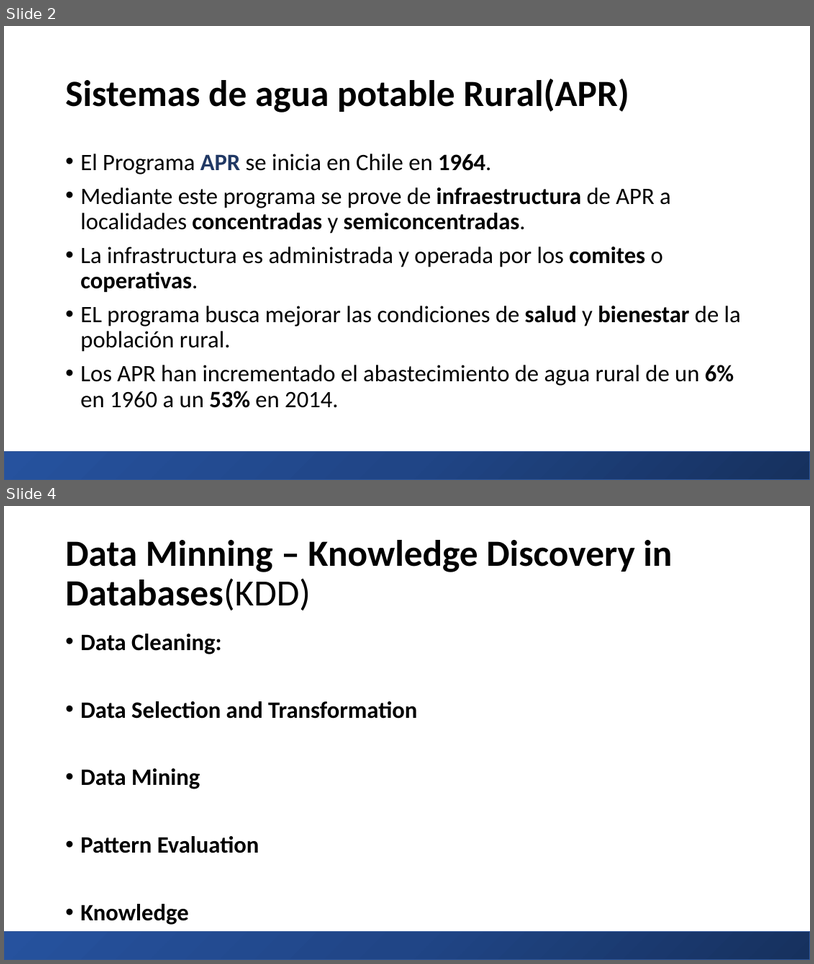
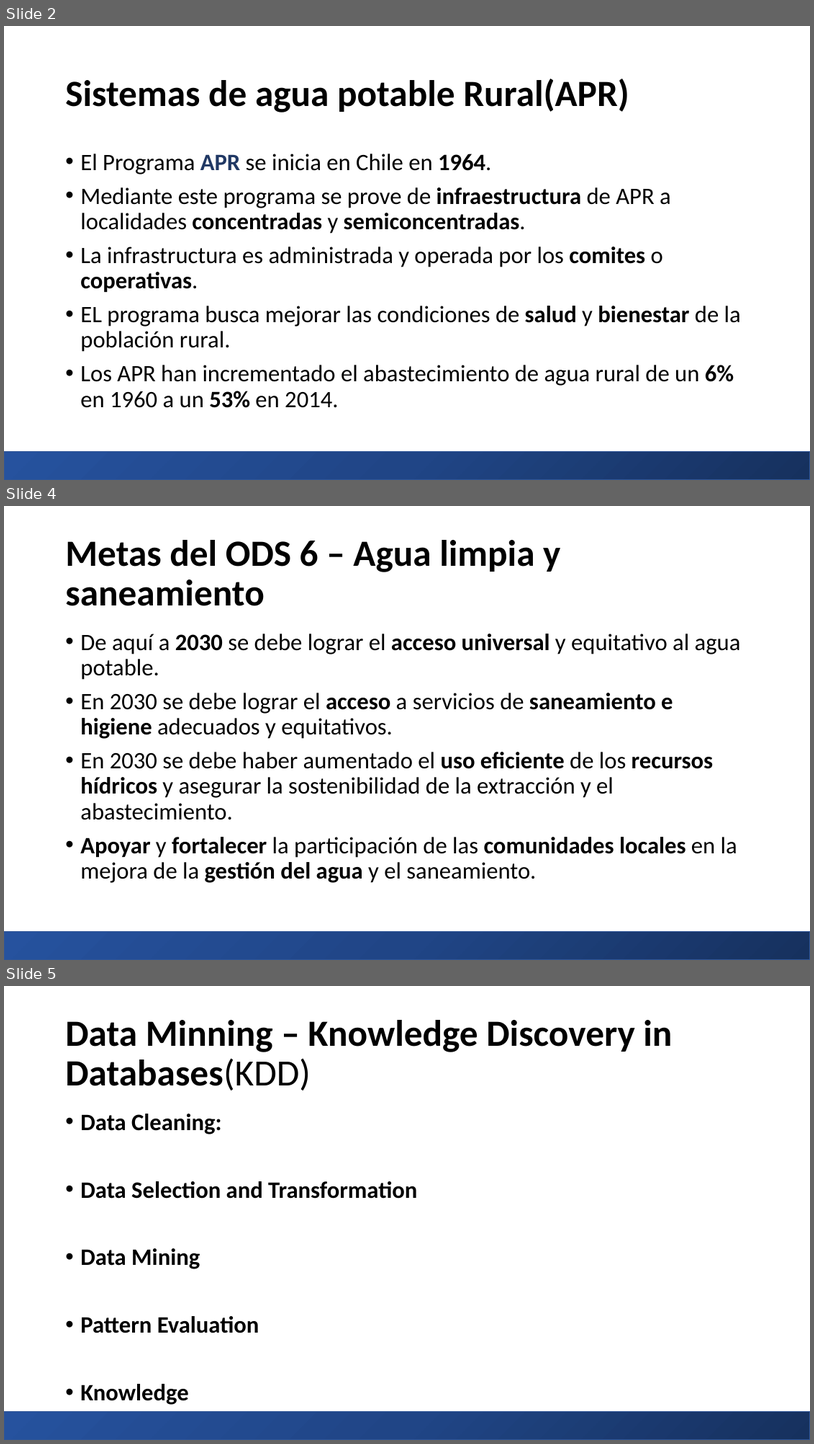
Before and after one commit to natalyosses/APR, a slide deck: Presentacion_pycon.pptx. Shown one above the other, each under a label of ours: slides 2 and 4 before the commit, slides 2, 4 and 5 after it; the slides between them are not shown. The pictures are 814x964 and 814x1444 pixels, drawn with LibreOffice and Linux fonts; fonts in the diff are those of the drawing. Boxes give left, top, right and bottom in pixels: in the first picture for what was removed or moved away, otherwise in the second. Text is boxed around its words. In the diff, an @@ line names an element or a change of style, - is before the commit and + after.

```diff
--- a/Presentacion_pycon.pptx
+++ b/Presentacion_pycon.pptx
@@ slide 4 added at [4,506,810,960], background #FFFFFF @@
@@ title added at [65,540,561,606], 44 pt, text #000000, bold @@
+Metas del ODS 6 – Agua limpia y saneamiento
@@ text added at [80,633,741,883], 28 pt, text #000000 @@
+• De aquí a 2030 se debe lograr el acceso universal y equitativo al agua potable.
+• En 2030 se debe lograr el acceso a servicios de saneamiento e higiene adecuados y equitativos.
+• En 2030 se debe haber aumentado el uso eficiente de los recursos hídricos y asegurar la sostenibilidad de la extracción y el abastecimiento.
+• Apoyar y fortalecer la participación de las comunidades locales en la mejora de la gestión del agua y el saneamiento.
@@ rectangle added at [4,932,810,960], fill gradient #18315E to #224585 to #28529E, outline #2F5597 1 pt @@
@@ what was slide 4 is now slide 5 @@
```
Also in this commit, not shown: 1 other slide added, 1 slide removed, 1 other file.
